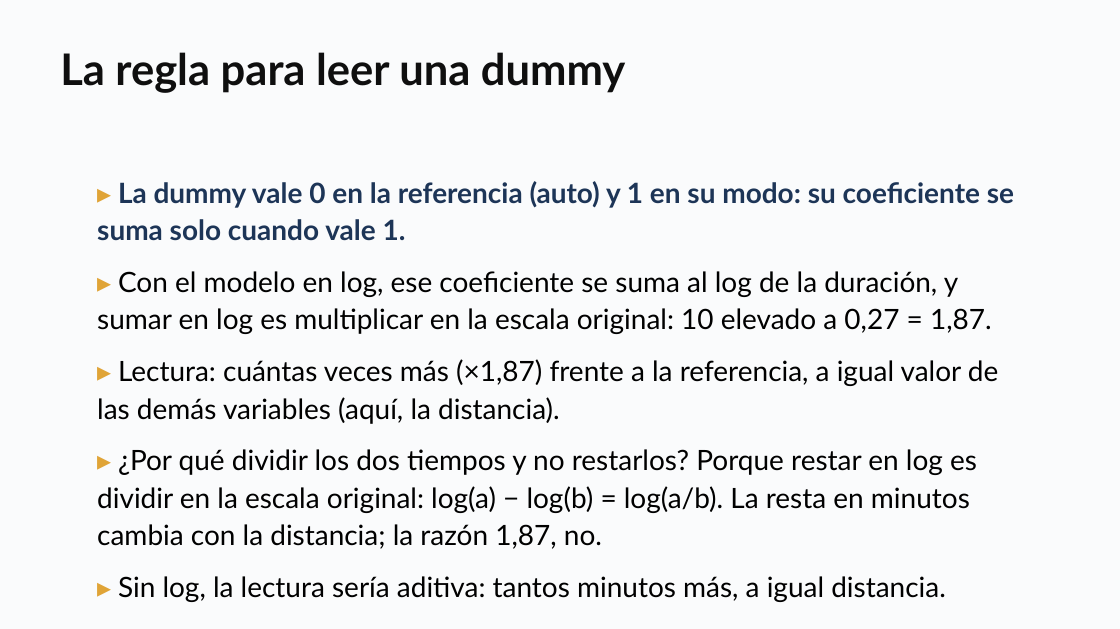
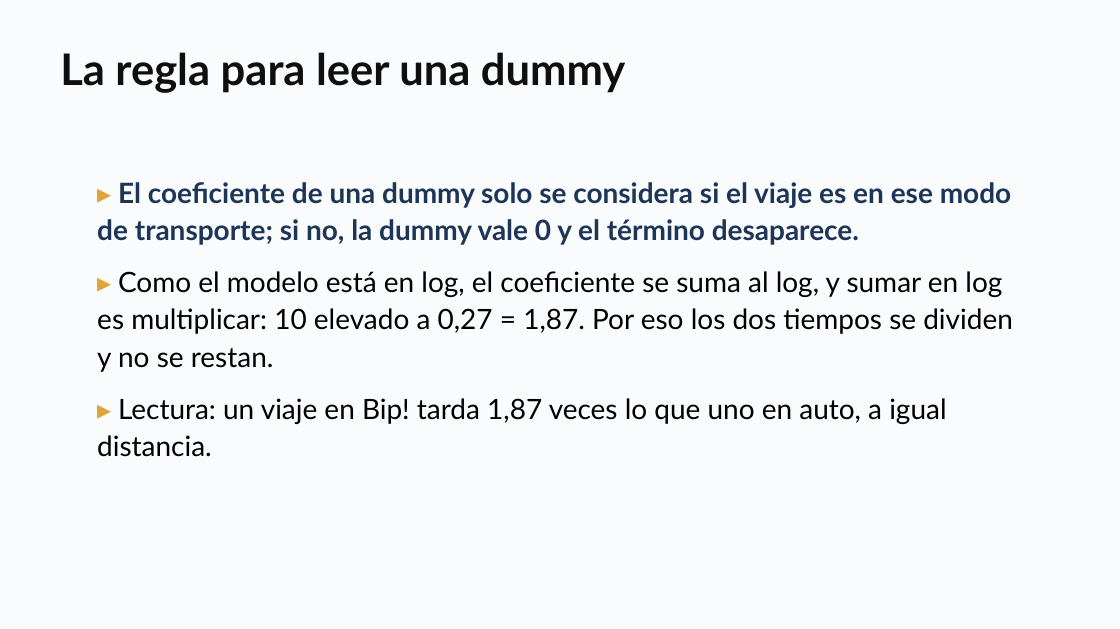
Before and after one commit to daniopitz/diplomado-cdd, a slide deck: slide 38 of presentaciones/clase04_regresion_multiple.pptx. Drawn at 1120x629 pixels with LibreOffice and Linux fonts; fonts in the diff are those of the drawing. Boxes give left, top, right and bottom in pixels: in the first picture for what was removed or moved away, otherwise in the second. Text is boxed around its words. In the diff, an @@ line names an element or a change of style, - is before the commit and + after.

```diff
--- a/presentaciones/clase04_regresion_multiple.pptx
+++ b/presentaciones/clase04_regresion_multiple.pptx
@@ text at (97, 182, 1013, 457): text changed @@
-▸ La dummy vale 0 en la referencia (auto) y 1 en su modo: su coeficiente se suma solo cuando vale 1.
-▸ Con el modelo en log, ese coeficiente se suma al log de la duración, y sumar en log es multiplicar en la escala original: 10 elevado a 0,27 = 1,87.
-▸ Lectura: cuántas veces más (×1,87) frente a la referencia, a igual valor de las demás variables (aquí, la distancia).
-▸ ¿Por qué dividir los dos tiempos y no restarlos? Porque restar en log es dividir en la escala original: log(a) − log(b) = log(a/b). La resta en minutos cambia con la distancia; la razón 1,87, no.
-▸ Sin log, la lectura sería aditiva: tantos minutos más, a igual distancia.
+▸ El coeficiente de una dummy solo se considera si el viaje es en ese modo de transporte; si no, la dummy vale 0 y el término desaparece.
+▸ Como el modelo está en log, el coeficiente se suma al log, y sumar en log es multiplicar: 10 elevado a 0,27 = 1,87. Por eso los dos tiempos se dividen y no se restan.
+▸ Lectura: un viaje en Bip! tarda 1,87 veces lo que uno en auto, a igual distancia.
```
Also in this commit, not shown: 1 other file.
